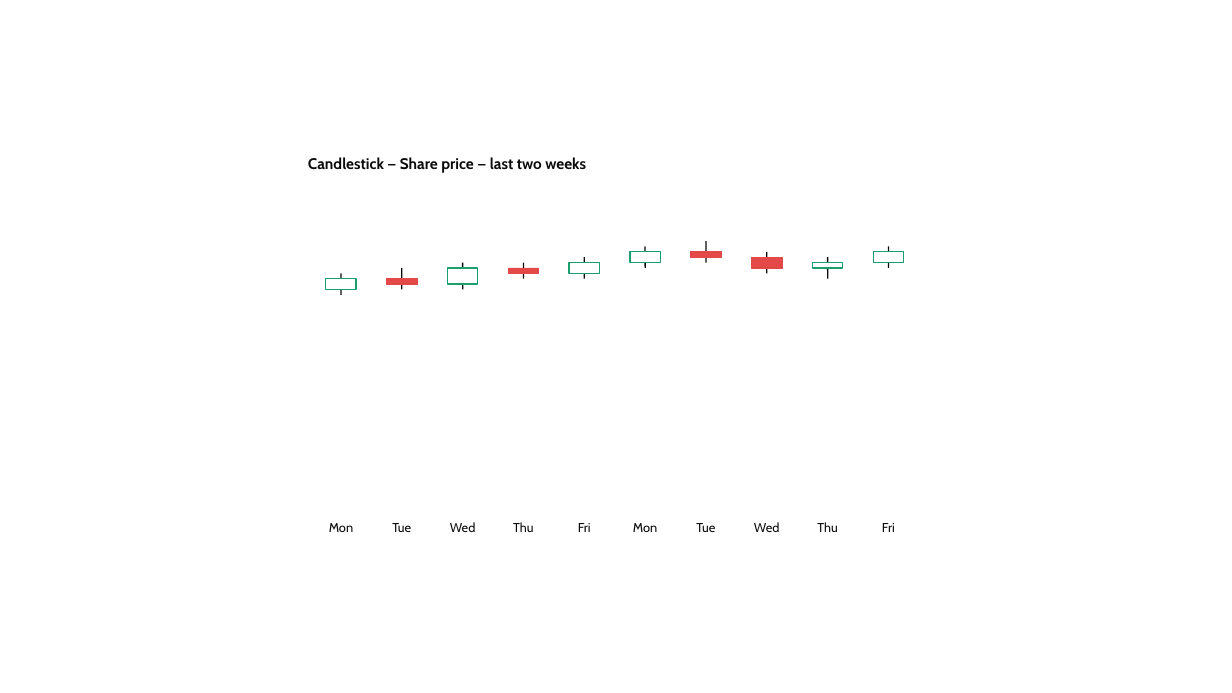
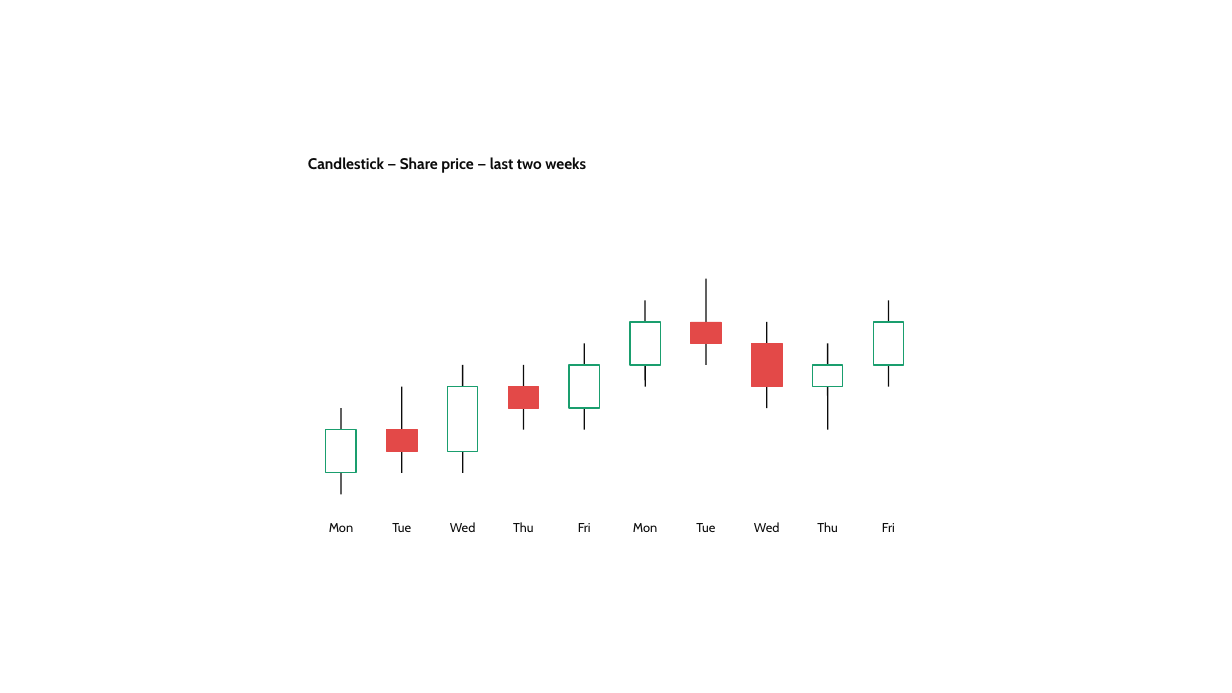
Before and after one commit to dannbleeker/PowerChart, a slide deck: slide 25 of examples/showcase.pptx. Drawn at 1232x693 pixels with LibreOffice and Linux fonts; fonts in the diff are those of the drawing. Boxes give left, top, right and bottom in pixels: in the first picture for what was removed or moved away, otherwise in the second. Text is boxed around its words. In the diff, an @@ line names an element or a change of style, - is before the commit and + after.

```diff
--- a/examples/showcase.pptx
+++ b/examples/showcase.pptx
@@ line moved from (706, 241) - (706, 262) to (706, 279) - (706, 365) @@
@@ rectangle: place and size @@
-rectangle at (630,252,661,263)
+rectangle at (630,322,661,365)
@@ line moved from (645, 247) - (645, 268) to (645, 300) - (645, 386) @@
@@ rectangle: place and size @@
-rectangle at (691,252,722,258)
+rectangle at (691,322,722,343)
@@ line moved from (767, 252) - (767, 274) to (767, 322) - (767, 409) @@
@@ rectangle: place and size @@
-rectangle at (873,252,904,263)
+rectangle at (873,322,904,365)
@@ line moved from (889, 247) - (889, 268) to (889, 300) - (889, 386) @@
@@ line moved from (584, 257) - (584, 279) to (584, 344) - (584, 430) @@
@@ rectangle: place and size @@
-rectangle at (751,257,782,268)
+rectangle at (751,344,782,387)
@@ line moved from (828, 257) - (828, 279) to (828, 344) - (828, 430) @@
@@ line moved from (402, 268) - (402, 289) to (402, 386) - (402, 473) @@
@@ rectangle: place and size @@
-rectangle at (447,268,478,284)
+rectangle at (447,386,478,451)
@@ line moved from (463, 262) - (463, 289) to (463, 365) - (463, 473) @@
@@ rectangle: place and size @@
-rectangle at (508,268,539,274)
+rectangle at (508,386,539,408)
@@ line moved from (524, 262) - (524, 279) to (524, 365) - (524, 430) @@
@@ rectangle: place and size @@
-rectangle at (569,262,600,274)
+rectangle at (569,365,600,409)
@@ rectangle: place and size @@
-rectangle at (812,262,843,268)
+rectangle at (812,365,843,386)
@@ line moved from (341, 274) - (341, 295) to (341, 409) - (341, 494) @@
@@ rectangle: place and size @@
-rectangle at (326,279,357,290)
+rectangle at (326,430,357,473)
@@ rectangle: place and size @@
-rectangle at (386,279,417,285)
+rectangle at (386,430,417,451)
```
Also in this commit, not shown: 4 other slides changed, 6 other files.
